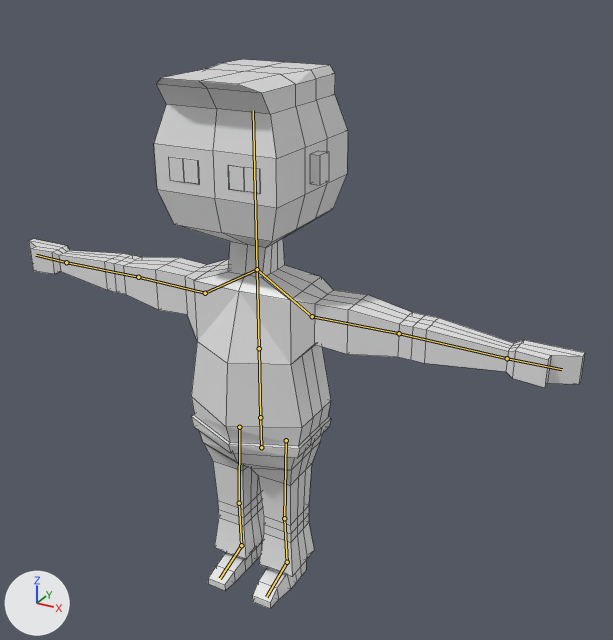
The Blender file SUPERMARKETowner.blend: old version first, new version second.
The view is the same before and after, from a 50 mm lens placed at (1.191, -1.882, 1.786), pointed at (0.147, 0.017, 0.837). The lights are fixed; the arrows at lower left show +X, +Y and +Z. The bones that bend it are drawn over the model as lines. Mesh edges are drawn as thin lines.

The first picture shows 'Supermarket Owner'.
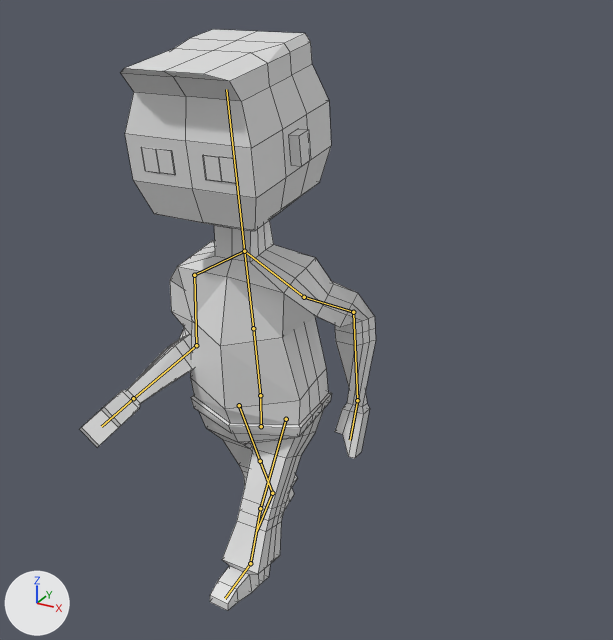
The newer file adds an action. The first version stands in its rest pose; the second is drawn at frame 12 of the action 'Bank walk'.

Boxes [x1, y1, x2, y2] around the edits, measured in the pictures (613 x 640 px):
'Supermarket Owner', posed (47% narrower, 6% taller)
    before: [29, 59, 585, 608]
    after: [80, 29, 376, 611]
bone 'Root', root to tip
    before: (261, 447) to (260, 417)
    after: (261, 426) to (260, 395)
bone 'Spine1', root to tip
    before: (260, 417) to (259, 348)
    after: (260, 395) to (253, 328)
bone 'Spine2', root to tip
    before: (259, 348) to (257, 269)
    after: (253, 328) to (244, 251)
bone 'UpperArm.L', root to tip
    before: (312, 316) to (399, 333)
    after: (304, 297) to (353, 312)
bone 'LowerArm.L', root to tip
    before: (399, 333) to (507, 358)
    after: (353, 312) to (357, 400)
bone 'Hand.L', root to tip
    before: (507, 358) to (562, 369)
    after: (357, 400) to (350, 440)
bone 'UpperArm.R', root to tip
    before: (205, 293) to (138, 277)
    after: (194, 275) to (196, 345)
bone 'LowerArm.R', root to tip
    before: (138, 277) to (66, 262)
    after: (196, 345) to (133, 398)
bone 'Hand.R', root to tip
    before: (66, 262) to (36, 255)
    after: (133, 398) to (101, 426)

The edits, one by one:
Bone 'Root' (bone_root) moves from (0.0, 0.0, 0.0) to (0.001, 0.075, 0.0).
Bone 'Spine1' (bone_spine1) turns from (0, 0, 0) to (6, 0, 0) degrees about its own x, y and z.
Bone 'Spine2' (bone_spine2) turns from (0, 0, 0) to (1, 0, 0) degrees about its own x, y and z.
Bone 'UpperArm.L' (bone_upperarm_l) turns from (0, 0, 0) to (-56, 20, -93) degrees about its own x, y and z.
Bone 'UpperArm.L' (bone_upperarm_l) is rescaled from (1.0, 1.0, 1.0) to (0.92, 0.92, 0.92).
Bone 'LowerArm.L' (bone_lowerarm_l) turns from (0, 0, 0) to (63, -10, 13) degrees about its own x, y and z.
Bone 'Hand.L' (bone_hand_l) turns from (0, 0, 0) to (24, 57, 13) degrees about its own x, y and z.
Bone 'UpperArm.R' (bone_upperarm_r) turns from (0, 0, 0) to (4, 7, 86) degrees about its own x, y and z.
Bone 'UpperArm.R' (bone_upperarm_r) is rescaled from (1.0, 1.0, 1.0) to (0.92, 0.92, 0.92).
Bone 'LowerArm.R' (bone_lowerarm_r) turns from (0, 0, 0) to (83, -12, -52) degrees about its own x, y and z.
Bone 'Hand.R' (bone_hand_r) turns from (0, 0, 0) to (0, 10, 3) degrees about its own x, y and z.
Bone 'IKTarget.L' (bone_iktarget_l) moves from (0.0, 0.0, 0.0) to (0.017, -0.185, -0.118).
Bone 'IKTarget.L' (bone_iktarget_l) turns from (0, 0, 0) to (5, 1, 2) degrees about its own x, y and z.
Bone 'IKTarget.R' (bone_iktarget_r) moves from (0.0, 0.0, 0.0) to (-0.016, 0.179, -0.091).
Bone 'IKTarget.R' (bone_iktarget_r) turns from (0, 0, 0) to (-23, -2, -1) degrees about its own x, y and z.
